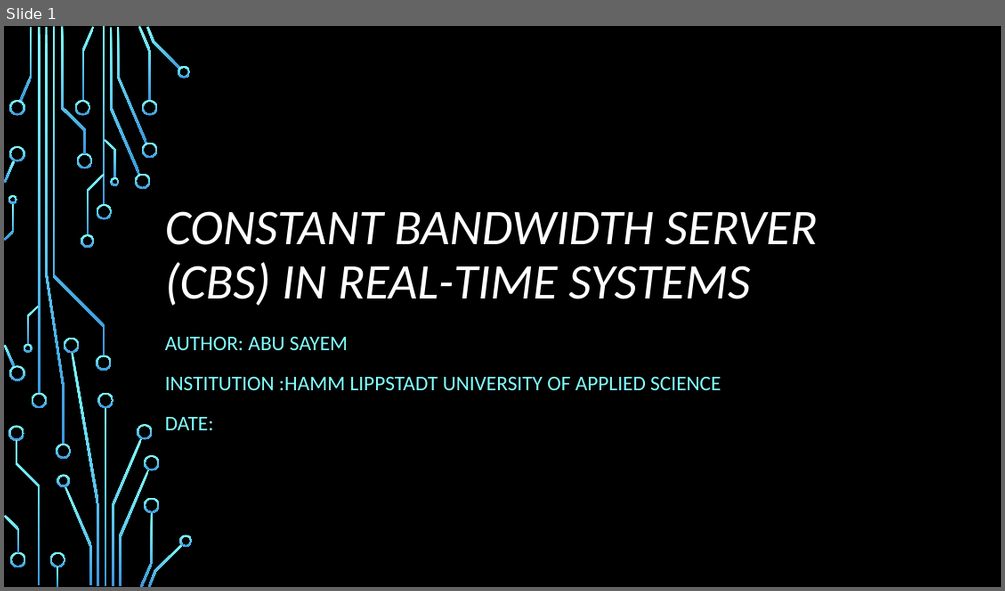
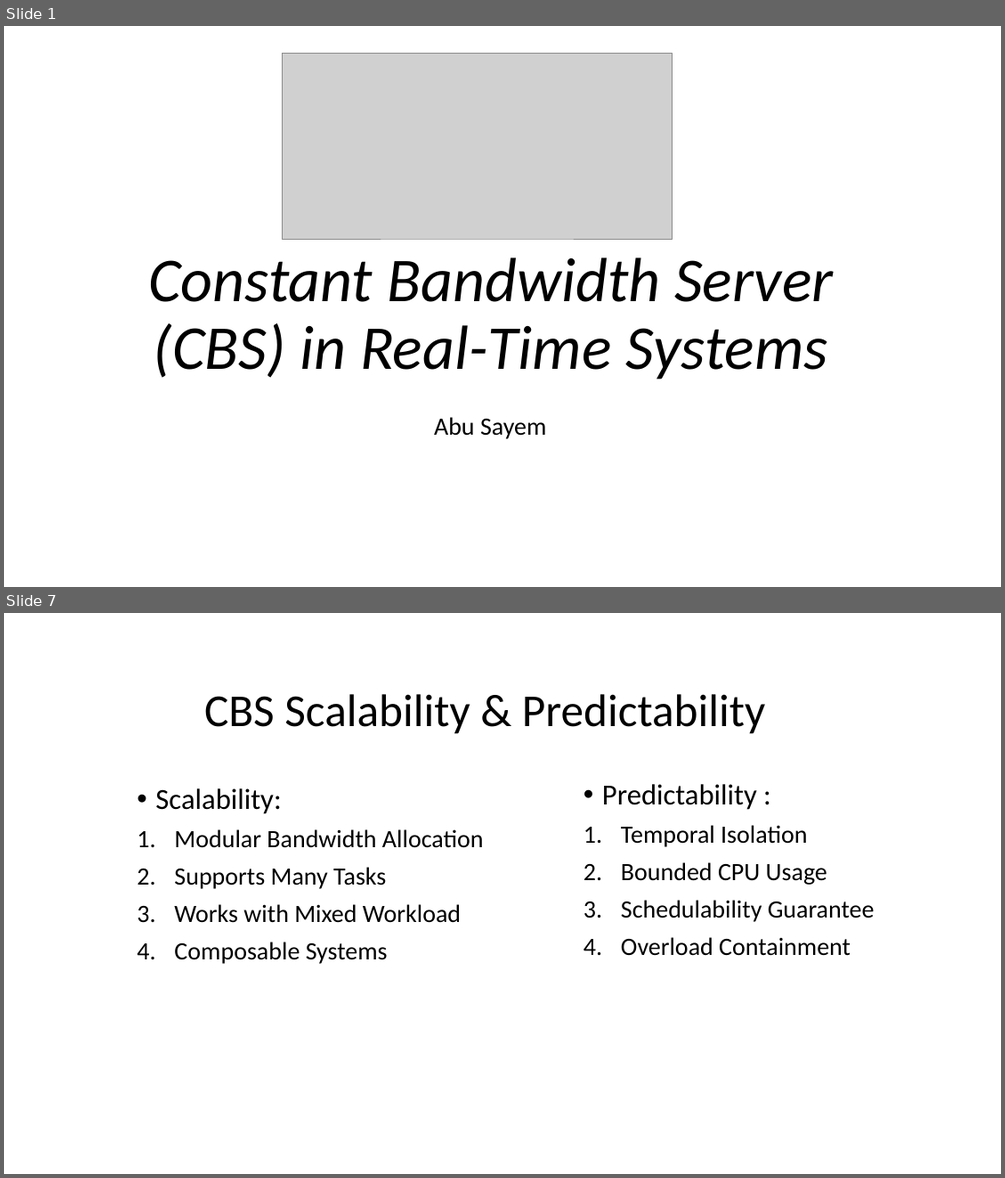
Before and after one commit to CCsayem/Constant-Bandwith-Server-Real-Time-Systems, a slide deck: Constant Bandwidth Server (CBS) in Real-Time.pptx. Shown one above the other, each under a label of ours: slide 1 before the commit, slides 1 and 7 after it; the slides between them are not shown. The pictures are 1005x591 and 1005x1178 pixels, drawn with LibreOffice and Linux fonts; fonts in the diff are those of the drawing; grey boxes stand for pictures; background and template pictures are left out. Boxes give left, top, right and bottom in pixels: in the first picture for what was removed or moved away, otherwise in the second. Text is boxed around its words. In the diff, an @@ line names an element or a change of style, - is before the commit and + after.

```diff
--- a/Constant Bandwidth Server (CBS) in Real-Time.pptx
+++ b/Constant Bandwidth Server (CBS) in Real-Time.pptx
@@ slide 7 added at bbox=[4, 613, 1001, 1174], background #FFFFFF @@
@@ title added at bbox=[204, 694, 765, 734], 44 pt, text #000000 @@
+CBS Scalability & Predictability
@@ text added at bbox=[155, 788, 484, 964], 24 pt, text #000000 @@
+• Scalability:
+1. Modular Bandwidth Allocation
+2. Supports Many Tasks
+3. Works with Mixed Workload
+4. Composable Systems
@@ text added at bbox=[602, 784, 874, 956], 24 pt, text #000000 @@
+• Predictability :
+1. Temporal Isolation
+2. Bounded CPU Usage
+3. Schedulability Guarantee
+4. Overload Containment
@@ slide 1 changed as well @@
@@ background picture (left out) to #FFFFFF @@
@@ picture added at bbox=[283, 54, 672, 239] @@
@@ title at bbox=[148, 257, 833, 379]: text changed; size 48 to 60 pt; text colour #FFFFFF to #000000 @@
-CONSTANT BANDWIDTH SERVER (CBS) IN REAL-TIME SYSTEMS
+Constant Bandwidth Server (CBS) in Real-Time Systems
@@ subtitle at bbox=[434, 417, 546, 439]: text changed; size 20 to 24 pt; text colour #82FFFF to #000000 @@
-AUTHOR: ABU SAYEM
-INSTITUTION :HAMM LIPPSTADT UNIVERSITY OF APPLIED SCIENCE
-DATE:
+Abu Sayem
@@ group removed at bbox=[4, 26, 193, 587]: 50 freeform shapes, 4 rectangles @@
```
Also in this commit, not shown: 11 other slides added, 6 slides removed.
